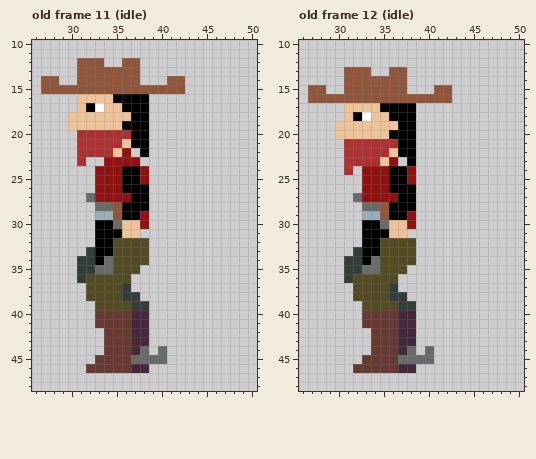
Pixel-art file, stored at Player2/player2.aseprite. Above: the version before the commit.
64x64 pixels, 13 frames. Shown: old frame 11 (idle): x 26..50, y 10..48; old frame 12 (idle): x 26..50, y 10..48. The commit also changed other frames, which this record leaves out.
New version:
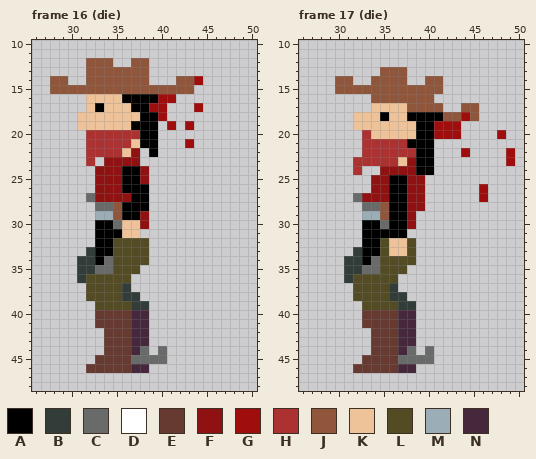
Palette (. is transparent): A #000000  B #323c39  C #696a6a  D #ffffff  E #663931  F #8f1111  G #a00d0d  H #ac3232  J #8f563b  K #eec39a  L #524b24  M #9badb7  N #45283c
A new or re-ordered frame is compared with the old frame closest to it.
Change:
frames 13 -> 23
--- frame 16 (die) is new; against old frame 11 (idle)
@@ x 26..50 @@
 11 .........................
-12 .....JJJ..JJ.............
-13 .....JJJJJJJ.............
-14 .JJ..JJJJJJJ...JJ........
-15 .JJJJJJJJJJJJJJJJ........
-16 .....KKKKAAAA............
-17 .....KADKKAAA............
-18 ....KKKKKKKAA............
-19 ....KKKKKKAAA............
-20 .....HHHHHHAA............
-21 .....HHHHHKAA............
-22 .....HHHHKF.A............
-23 .....H..FFFF.............
+12 ......JJJ..JJ............
+13 ......JJJJJJJ............
+14 ..JJ..JJJJJJJ...JJG......
+15 ..JJJJJJJJJJJJJJJJ.......
+16 ......KKKKAAAAGG.........
+17 ......KAKKKAAGG...G......
+18 .....KKKKKKKAAG..........
+19 .....KKKKKKAAA.G.G.......
+20 ......HHHHHHAA...........
+21 ......HHHHHKAA...G.......
+22 ......HHHHKF.A...........
+23 ......H.FFFF.............
 24 .......FFFAAF............
--- frame 17 (die) is new; against old frame 12 (idle)
@@ x 26..50 @@
 12 .........................
-13 .....JJJ..JJ.............
-14 .....JJJJJJJ.............
-15 .JJ..JJJJJJJ...JJ........
-16 .JJJJJJJJJJJJJJJJ........
-17 .....KKKKAAAA............
-18 .....KADKKAAA............
-19 ....KKKKKKKAA............
-20 ....KKKKKKAAA............
-21 .....HHHHHHAA............
-22 .....HHHHHKAA............
-23 .....HHHHKF.A............
-24 .....H.FFFAAF............
-25 .......FFFAAF............
-26 .......FFFAAA............
-27 ......CFFFFAA............
-28 .......CCJAAA............
+13 .........JJJ.............
+14 ....JJ..JJJJ..JJ.........
+15 ....JJJJJJJJJJJJ.........
+16 ........JJJJJJJ..........
+17 ........KKKKJJJJ..JJ.....
+18 ......KKKAKKAAAAJJGJ.....
+19 ......KKKKKKKAAGGG.......
+20 .......HKKKKKAAGGG....G..
+21 .......HHHHHAAA..........
+22 .......HHHHHHAA...G....G.
+23 ......HHHHHKFAA........G.
+24 ......H..FFFFAA..........
+25 ........FFAAFF...........
+26 ........FFAAFF......G....
+27 ......CFFFAAFF......G....
+28 .......CCJAAFF...........
 29 .......MMJAAF............
-30 .......AACKKF............
-31 .......AAAKK.............
-32 .......AALLLL............
-33 ......BAALLLL............
+30 .......AACAAF............
+31 .......AAAAA.............
+32 .......AALKKL............
+33 ......BAALKKL............
 34 .....BBACLLLL............
